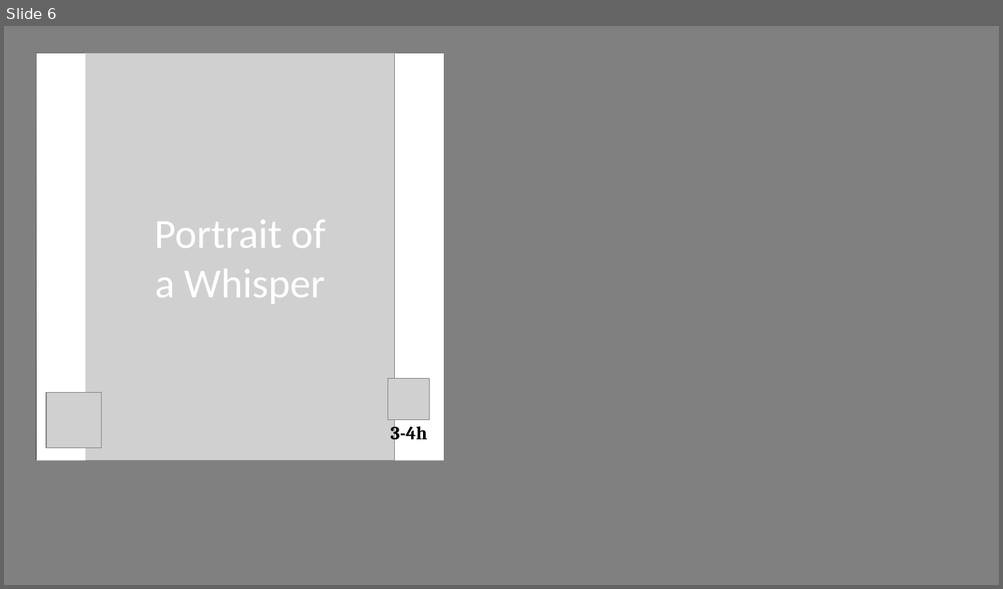
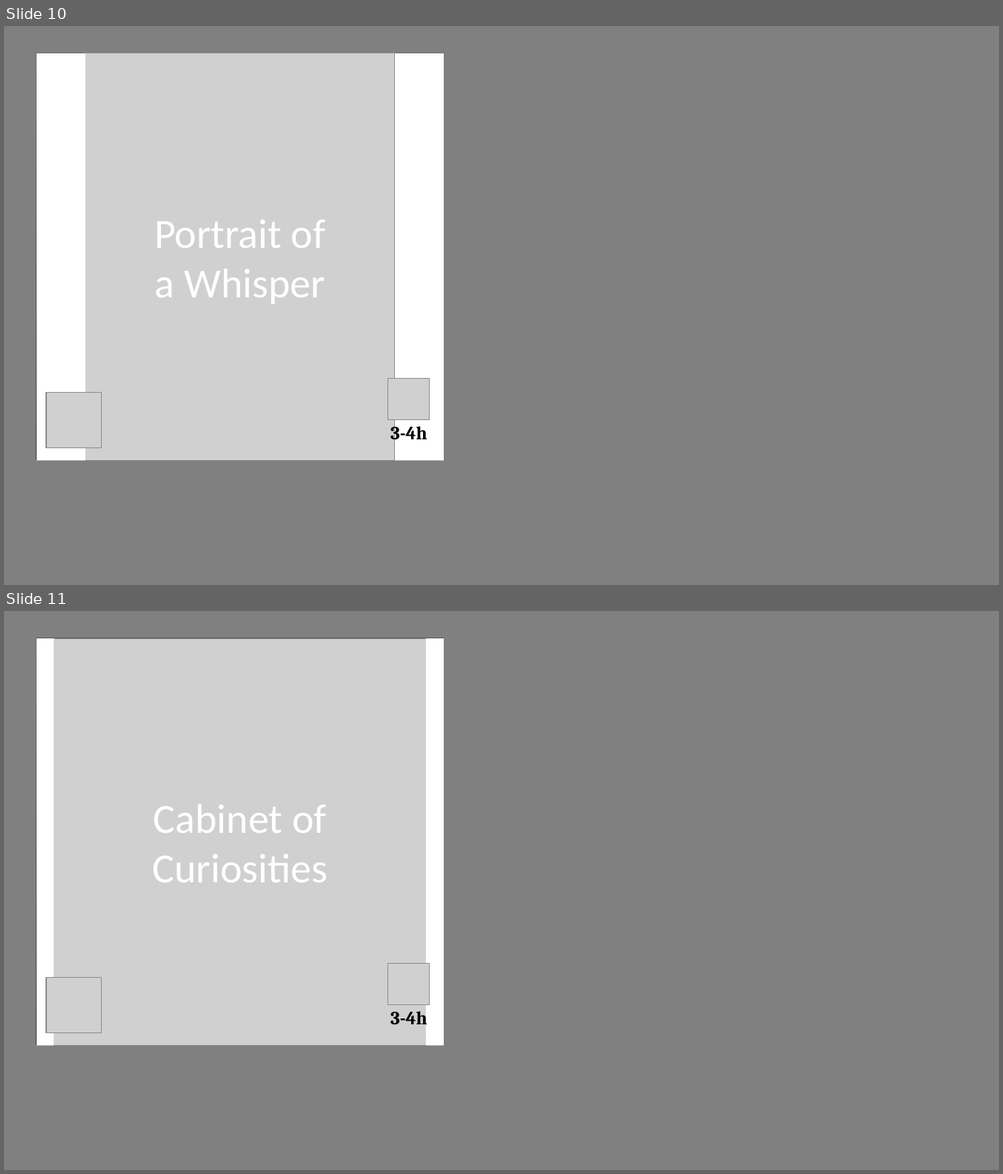
Before and after one commit to olinkirkland/scribbles, a slide deck: data/_work-in-progress/_share/cover-images.pptx. Shown one above the other, each under a label of ours: slide 6 before the commit, slides 10 and 11 after it. The pictures are 1003x589 and 1003x1174 pixels, drawn with LibreOffice and Linux fonts; fonts in the diff are those of the drawing; grey boxes stand for pictures. Boxes give left, top, right and bottom in pixels: in the first picture for what was removed or moved away, otherwise in the second. Text is boxed around its words. In the diff, an @@ line names an element or a change of style, - is before the commit and + after.

```diff
--- a/data/_work-in-progress/_share/cover-images.pptx
+++ b/data/_work-in-progress/_share/cover-images.pptx
@@ slide 11 added at (4, 611, 999, 1170), background #808080 @@
@@ picture added at (36, 638, 444, 1046) @@
@@ rectangle added at (36, 638, 444, 1046), fill gradient #000000 @@
@@ rectangle added at (36, 638, 54, 1046), fill #FFFFFF @@
@@ picture added at (54, 638, 426, 1045) @@
@@ rectangle added at (427, 638, 444, 1046), fill #FFFFFF @@
@@ text added at (153, 804, 328, 883), 40 pt, text #FFFFFF @@
+Cabinet of Curiosities
@@ picture added at (388, 964, 430, 1005) @@
@@ picture added at (46, 978, 102, 1034) @@
@@ text added at (390, 1008, 427, 1029), 18 pt, text #000000, bold @@
+3-4h
@@ what was slide 6 is now slide 10 @@
```
Also in this commit, not shown: 16 other slides added, 30 other files.
